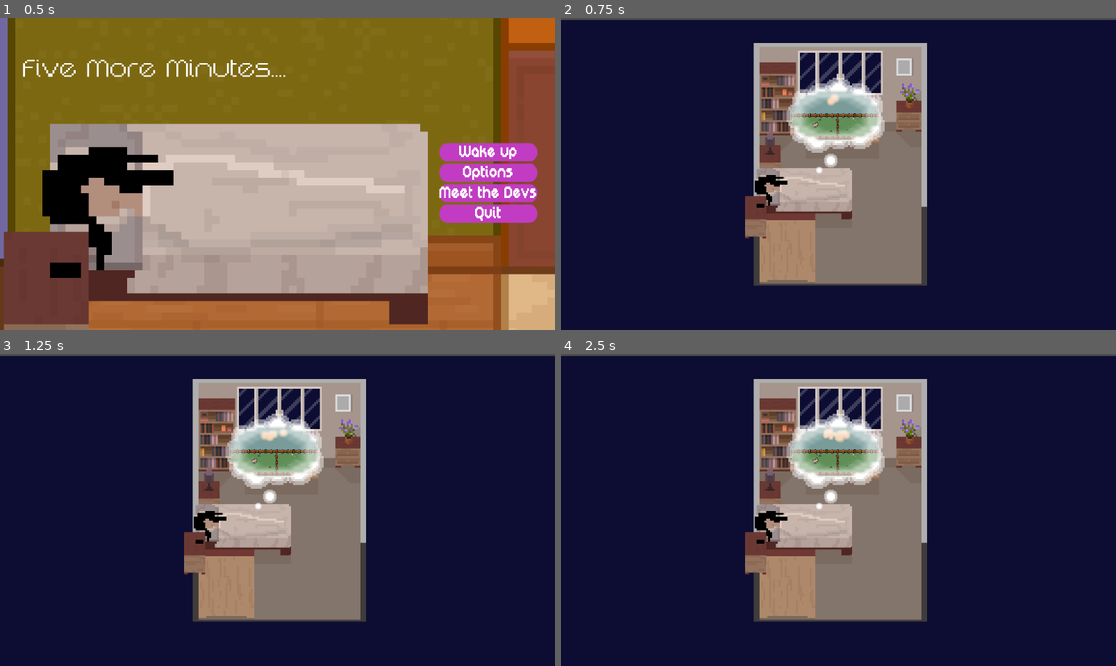
Above: before the commit, frames 1-4 (two rows, left to right).
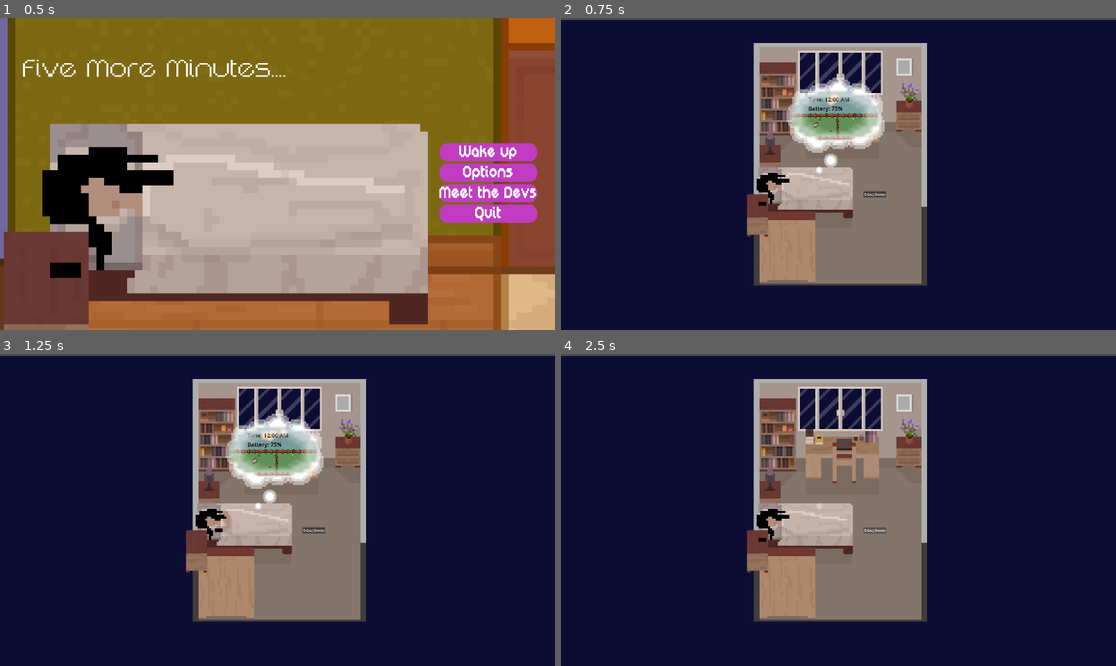
Above: after the commit, the same moments.

Repository: State0fFlux/Five-More-Minutes
Game: Godot game, scene res://Scenes/Start_menu.tscn
Two runs of this game, one before a commit and one after it. Both use one fixed random seed, a clock stepped at 60 frames per second and the inputs below.
Inputs (mouse positions are in pixels of both pictures, inside the frame that each line leads up to):
- Up to frame 1 (0.5 s): no input
- Up to frame 2 (0.75 s): click "Wake up" at 0.5 s
- Up to frame 3 (1.25 s): no input
- Up to frame 4 (2.5 s): click (877, 531) at 1.25 s, where only the run after the commit has a clickable "Debug Snooze"; click (877, 531) at 2 s, where only the run after the commit has a clickable "Debug Snooze"

Frame 1 is identical in both runs. In frame 2, 0.9% of the frame differs, in the area x 33-59%, y 25-71%; in frame 3, 0.9%; in frame 4, 4.1%, in the area x 33-59%, y 19-71%.

Commit message:
Building sleep-dream cycle for Bedroom scene

Diff:
--- a/Global/Global.gd
+++ b/Global/Global.gd
@@ -1,20 +1,24 @@
 extends Node
 
+# code quick reference
 const VARIANT_PATH = "res://Sprites/sheep/"
 const VARIANTS = {5: preload(VARIANT_PATH + "white.png"), 10: preload(VARIANT_PATH + "brown.png"), 30: preload(VARIANT_PATH + "black.png"), 60: preload(VARIANT_PATH + "purple.png")}
 const snore = preload("res://Sprites/sheep/snore.png")
 const heart = preload("res://Sprites/sheep/heart.png")
-
 var deathPoint
 var spawnPoint
 
+# data types
 enum SheepState { MOVING, SLEEPING, DEAD }
-enum HumanState { SLEEPING, ON_PHONE }
+enum PlayerState { SLEEPING, ON_PHONE }
+
+# settings
+const time_scale = 1
 
 # stats
 var minutes_since_midnight = 0
 var battery = 75
-var is_paused = false
+var is_dreaming = true
 
 func minutes_to_time(minutes_since_midnight: int) -> String:
 	var hours = (minutes_since_midnight / 60) % 24
--- /dev/null
+++ b/Prefabs/DreamCloud.tscn
@@ -0,0 +1,286 @@
+[gd_scene load_steps=11 format=3 uid="uid://dencu3yac6vin"]
+
+[ext_resource type="Texture2D" uid="uid://ck8ykgv80pswt" path="res://Sprites/environment/cloud.png" id="1_jk83v"]
+[ext_resource type="PackedScene" uid="uid://c06hq2wkamsf7" path="res://Scenes/Dream.tscn" id="2_djysc"]
+
+[sub_resource type="GDScript" id="GDScript_72wsc"]
+script/source = "extends Node2D
+
+@onready var anim = $AnimationPlayer
+
+# Called when the node enters the scene tree for the first time.
+func _ready() -> void:
+	pass
+
+
+# Called every frame. 'delta' is the elapsed time since the previous frame.
+func _process(delta: float) -> void:
+	pass
+
+func start_dream():
+	anim.play(\"Open\")
+
+func end_dream():
+	anim.play(\"Close\")
+	await anim.animation_finished
+	$SubViewport/Dream.free()
+	var new_scene = preload(\"res://Scenes/Dream.tscn\").instantiate()
+	new_scene.modulate = \"ffffff00\"
+	$SubViewport.add_child(new_scene)
+
+"
+
+[sub_resource type="Shader" id="Shader_3gbim"]
+code = "shader_type canvas_item;
+
+uniform sampler2D cloud_mask; // Use a PNG with transparency
+uniform float softness : hint_range(0.0, 0.5) = 0.05;
+
+void fragment() {
+    vec4 scene_tex = texture(TEXTURE, UV);
+    float mask_alpha = texture(cloud_mask, UV).a;
+
+    // Optional smoothing around edges
+    float alpha = smoothstep(softness, 1.0, mask_alpha);
+    COLOR = vec4(scene_tex.rgb, scene_tex.a * alpha);
+}
+"
+
+[sub_resource type="ShaderMaterial" id="ShaderMaterial_nvmnl"]
+shader = SubResource("Shader_3gbim")
+shader_parameter/cloud_mask = ExtResource("1_jk83v")
+shader_parameter/softness = 0.0
+
+[sub_resource type="ViewportTexture" id="ViewportTexture_u27hw"]
+viewport_path = NodePath("SubViewport")
+
+[sub_resource type="Animation" id="Animation_72wsc"]
+resource_name = "Close"
+length = 0.5
+tracks/0/type = "value"
+tracks/0/imported = false
+tracks/0/enabled = true
+tracks/0/path = NodePath("MainCloud:modulate")
+tracks/0/interp = 1
+tracks/0/loop_wrap = true
+tracks/0/keys = {
+"times": PackedFloat32Array(0, 0.25),
+"transitions": PackedFloat32Array(1, 1),
+"update": 0,
+"values": [Color(1, 1, 1, 1), Color(1, 1, 1, 0)]
+}
+tracks/1/type = "value"
+tracks/1/imported = false
+tracks/1/enabled = true
+tracks/1/path = NodePath("Trail1:modulate")
+tracks/1/interp = 1
+tracks/1/loop_wrap = true
+tracks/1/keys = {
+"times": PackedFloat32Array(0, 0.125, 0.375),
+"transitions": PackedFloat32Array(1, 1, 1),
+"update": 0,
+"values": [Color(1, 1, 1, 1), Color(1, 1, 1, 1), Color(1, 1, 1, 0)]
+}
+tracks/2/type = "value"
+tracks/2/imported = false
+tracks/2/enabled = true
+tracks/2/path = NodePath("Trail2:modulate")
+tracks/2/interp = 1
+tracks/2/loop_wrap = true
+tracks/2/keys = {
+"times": PackedFloat32Array(0, 0.25, 0.5),
+"transitions": PackedFloat32Array(1, 1, 1),
+"update": 0,
+"values": [Color(1, 1, 1, 1), Color(1, 1, 1, 1), Color(1, 1, 1, 0)]
+}
+tracks/3/type = "value"
+tracks/3/imported = false
+tracks/3/enabled = true
+tracks/3/path = NodePath("SubViewport/Dream:modulate")
+tracks/3/interp = 1
+tracks/3/loop_wrap = true
+tracks/3/keys = {
+"times": PackedFloat32Array(0, 0.25),
+"transitions": PackedFloat32Array(1, 1),
+"update": 0,
+"values": [Color(1, 1, 1, 1), Color(1, 1, 1, 0)]
+}
+tracks/4/type = "value"
+tracks/4/imported = false
+tracks/4/enabled = true
+tracks/4/path = NodePath("MainCloud/Cloud/Cloud/Cloud/Cloud/Cloud/Cloud/Cloud/Cloud/Cloud/Cloud/ColorRect:modulate")
+tracks/4/interp = 1
+tracks/4/loop_wrap = true
+tracks/4/keys = {
+"times": PackedFloat32Array(0, 0.125),
+"transitions": PackedFloat32Array(1, 1),
+"update": 0,
+"values": [Color(1, 1, 1, 1), Color(1, 1, 1, 0)]
+}
+
+[sub_resource type="Animation" id="Animation_upkrg"]
+length = 0.001
+
+[sub_resource type="Animation" id="Animation_1hfgn"]
+resource_name = "Open"
+tracks/0/type = "value"
+tracks/0/imported = false
+tracks/0/enabled = true
+tracks/0/path = NodePath("MainCloud:modulate")
+tracks/0/interp = 1
+tracks/0/loop_wrap = true
+tracks/0/keys = {
+"times": PackedFloat32Array(0, 0.5, 1),
+"transitions": PackedFloat32Array(1, 1, 1),
+"update": 0,
+"values": [Color(1, 1, 1, 0), Color(1, 1, 1, 0), Color(1, 1, 1, 1)]
+}
+tracks/1/type = "value"
+tracks/1/imported = false
+tracks/1/enabled = true
+tracks/1/path = NodePath("Trail1:modulate")
+tracks/1/interp = 1
+tracks/1/loop_wrap = true
+tracks/1/keys = {
+"times": PackedFloat32Array(0, 0.25, 0.75),
+"transitions": PackedFloat32Array(1, 1, 1),
+"update": 0,
+"values": [Color(1, 1, 1, 0), Color(1, 1, 1, 0), Color(1, 1, 1, 1)]
+}
+tracks/2/type = "value"
+tracks/2/imported = false
+tracks/2/enabled = true
+tracks/2/path = NodePath("Trail2:modulate")
+tracks/2/interp = 1
+tracks/2/loop_wrap = true
+tracks/2/keys = {
+"times": PackedFloat32Array(0, 0.5),
+"transitions": PackedFloat32Array(1, 1),
+"update": 0,
+"values": [Color(1, 1, 1, 0), Color(1, 1, 1, 1)]
+}
+tracks/3/type = "value"
+tracks/3/imported = false
+tracks/3/enabled = true
+tracks/3/path = NodePath("SubViewport/Dream:modulate")
+tracks/3/interp = 1
+tracks/3/loop_wrap = true
+tracks/3/keys = {
+"times": PackedFloat32Array(0.5, 1),
+"transitions": PackedFloat32Array(1, 1),
+"update": 0,
+"values": [Color(1, 1, 1, 0), Color(1, 1, 1, 1)]
+}
+tracks/4/type = "value"
+tracks/4/imported = false
+tracks/4/enabled = true
+tracks/4/path = NodePath("MainCloud/Cloud/Cloud/Cloud/Cloud/Cloud/Cloud/Cloud/Cloud/Cloud/Cloud/ColorRect:modulate")
+tracks/4/interp = 1
+tracks/4/loop_wrap = true
+tracks/4/keys = {
+"times": PackedFloat32Array(0.75, 1),
+"transitions": PackedFloat32Array(1, 1),
+"update": 0,
+"values": [Color(1, 1, 1, 0), Color(1, 1, 1, 1)]
+}
+
+[sub_resource type="AnimationLibrary" id="AnimationLibrary_74ggw"]
+_data = {
+&"Close": SubResource("Animation_72wsc"),
+&"Open": SubResource("Animation_1hfgn"),
+&"RESET": SubResource("Animation_upkrg")
+}
+
+[node name="DreamCloud" type="Node2D"]
+script = SubResource("GDScript_72wsc")
+
+[node name="MainCloud" type="Sprite2D" parent="."]
+position = Vector2(16, 5)
+texture = ExtResource("1_jk83v")
+
+[node name="Cloud" type="Sprite2D" parent="MainCloud"]
+position = Vector2(-6, 5)
+texture = ExtResource("1_jk83v")
+
+[node name="Cloud" type="Sprite2D" parent="MainCloud/Cloud"]
+position = Vector2(-11, 0)
+texture = ExtResource("1_jk83v")
+
+[node name="Cloud" type="Sprite2D" parent="MainCloud/Cloud/Cloud"]
+position = Vector2(-11, 2)
+texture = ExtResource("1_jk83v")
+
+[node name="Cloud" type="Sprite2D" parent="MainCloud/Cloud/Cloud/Cloud"]
+position = Vector2(-7, -5)
+texture = ExtResource("1_jk83v")
+
+[node name="Cloud" type="Sprite2D" parent="MainCloud/Cloud/Cloud/Cloud/Cloud"]
+position = Vector2(-2, -7)
+texture = ExtResource("1_jk83v")
+
+[node name="Cloud" type="Sprite2D" parent="MainCloud/Cloud/Cloud/Cloud/Cloud/Cloud"]
+position = Vector2(3, -7)
+texture = ExtResource("1_jk83v")
+
+[node name="Cloud" type="Sprite2D" parent="MainCloud/Cloud/Cloud/Cloud/Cloud/Cloud/Cloud"]
+position = Vector2(8, -3)
+texture = ExtResource("1_jk83v")
+
+[node name="Cloud" type="Sprite2D" parent="MainCloud/Cloud/Cloud/Cloud/Cloud/Cloud/Cloud/Cloud"]
+position = Vector2(9, -3)
+texture = ExtResource("1_jk83v")
+
+[node name="Cloud" type="Sprite2D" parent="MainCloud/Cloud/Cloud/Cloud/Cloud/Cloud/Cloud/Cloud/Cloud"]
+position = Vector2(10, 3)
+texture = ExtResource("1_jk83v")
+
+[node name="Cloud" type="Sprite2D" parent="MainCloud/Cloud/Cloud/Cloud/Cloud/Cloud/Cloud/Cloud/Cloud/Cloud"]
+position = Vector2(6, 5)
+texture = ExtResource("1_jk83v")
+
+[node name="ColorRect" type="ColorRect" parent="MainCloud/Cloud/Cloud/Cloud/Cloud/Cloud/Cloud/Cloud/Cloud/Cloud/Cloud"]
+offset_left = -32.0
+offset_top = -7.0
+offset_right = -3.0
+offset_bottom = 18.0
+
+[node name="Cloud" type="Sprite2D" parent="MainCloud/Cloud/Cloud/Cloud/Cloud/Cloud/Cloud/Cloud/Cloud/Cloud/Cloud"]
+position = Vector2(-1, 6)
+texture = ExtResource("1_jk83v")
+
+[node name="Trail1" type="Sprite2D" parent="."]
+position = Vector2(-5, 23)
+scale = Vector2(0.5, 0.5)
+texture = ExtResource("1_jk83v")
+
+[node name="Trail2" type="Sprite2D" parent="."]
+position = Vector2(-11, 28)
+scale = Vector2(0.25, 0.25)
+texture = ExtResource("1_jk83v")
+
+[node name="DreamWindow" type="TextureRect" parent="."]
+clip_children = 2
+material = SubResource("ShaderMaterial_nvmnl")
+offset_left = -29.0
+offset_top = -15.0
+offset_right = 259.0
+offset_bottom = 132.0
+scale = Vector2(0.2, 0.2)
+texture = SubResource("ViewportTexture_u27hw")
+expand_mode = 3
+stretch_mode = 4
+metadata/_edit_lock_ = true
+
+[node name="SubViewport" type="SubViewport" parent="."]
+transparent_bg = true
+handle_input_locally = false
+size = Vector2i(288, 162)
+render_target_update_mode = 4
+
+[node name="Dream" parent="SubViewport" instance=ExtResource("2_djysc")]
+metadata/_edit_lock_ = true
+
+[node name="AnimationPlayer" type="AnimationPlayer" parent="."]
+libraries = {
+&"": SubResource("AnimationLibrary_74ggw")
+}
--- a/Prefabs/dream_cloud.tscn
+++ /dev/null
@@ -1,115 +0,0 @@
-[gd_scene load_steps=6 format=3 uid="uid://dencu3yac6vin"]
-
-[ext_resource type="Texture2D" uid="uid://ck8ykgv80pswt" path="res://Sprites/environment/cloud.png" id="1_jk83v"]
-[ext_resource type="PackedScene" uid="uid://c06hq2wkamsf7" path="res://Scenes/Dream.tscn" id="2_djysc"]
-
-[sub_resource type="Shader" id="Shader_3gbim"]
-code = "shader_type canvas_item;
-
-uniform sampler2D cloud_mask; // Use a PNG with transparency
-uniform float softness : hint_range(0.0, 0.5) = 0.05;
-
-void fragment() {
-    vec4 scene_tex = texture(TEXTURE, UV);
-    float mask_alpha = texture(cloud_mask, UV).a;
-
-    // Optional smoothing around edges
-    float alpha = smoothstep(softness, 1.0, mask_alpha);
-    COLOR = vec4(scene_tex.rgb, scene_tex.a * alpha);
-}
-"
-
-[sub_resource type="ShaderMaterial" id="ShaderMaterial_nvmnl"]
-shader = SubResource("Shader_3gbim")
-shader_parameter/cloud_mask = ExtResource("1_jk83v")
-shader_parameter/softness = 0.0
-
-[sub_resource type="ViewportTexture" id="ViewportTexture_u27hw"]
-viewport_path = NodePath("SubViewport")
-
-[node name="Node2D" type="Node2D"]
-
-[node name="MainCloud" type="Sprite2D" parent="."]
-position = Vector2(16, 5)
-texture = ExtResource("1_jk83v")
-
-[node name="Cloud" type="Sprite2D" parent="MainCloud"]
-position = Vector2(-6, 5)
-texture = ExtResource("1_jk83v")
-
-[node name="Cloud" type="Sprite2D" parent="MainCloud/Cloud"]
-position = Vector2(-11, 0)
-texture = ExtResource("1_jk83v")
-
-[node name="Cloud" type="Sprite2D" parent="MainCloud/Cloud/Cloud"]
-position = Vector2(-11, 2)
-texture = ExtResource("1_jk83v")
-
-[node name="Cloud" type="Sprite2D" parent="MainCloud/Cloud/Cloud/Cloud"]
-position = Vector2(-7, -5)
-texture = ExtResource("1_jk83v")
-
-[node name="Cloud" type="Sprite2D" parent="MainCloud/Cloud/Cloud/Cloud/Cloud"]
-position = Vector2(-2, -7)
-texture = ExtResource("1_jk83v")
-
-[node name="Cloud" type="Sprite2D" parent="MainCloud/Cloud/Cloud/Cloud/Cloud/Cloud"]
-position = Vector2(3, -7)
-texture = ExtResource("1_jk83v")
-
-[node name="Cloud" type="Sprite2D" parent="MainCloud/Cloud/Cloud/Cloud/Cloud/Cloud/Cloud"]
-position = Vector2(8, -3)
-texture = ExtResource("1_jk83v")
-
-[node name="Cloud" type="Sprite2D" parent="MainCloud/Cloud/Cloud/Cloud/Cloud/Cloud/Cloud/Cloud"]
-position = Vector2(9, -3)
-texture = ExtResource("1_jk83v")
-
-[node name="Cloud" type="Sprite2D" parent="MainCloud/Cloud/Cloud/Cloud/Cloud/Cloud/Cloud/Cloud/Cloud"]
-position = Vector2(10, 3)
-texture = ExtResource("1_jk83v")
-
-[node name="Cloud" type="Sprite2D" parent="MainCloud/Cloud/Cloud/Cloud/Cloud/Cloud/Cloud/Cloud/Cloud/Cloud"]
-position = Vector2(6, 5)
-texture = ExtResource("1_jk83v")
-
-[node name="ColorRect" type="ColorRect" parent="MainCloud/Cloud/Cloud/Cloud/Cloud/Cloud/Cloud/Cloud/Cloud/Cloud/Cloud"]
-offset_left = -32.0
-offset_top = -7.0
-offset_right = -3.0
-offset_bottom = 18.0
-
-[node name="Cloud" type="Sprite2D" parent="MainCloud/Cloud/Cloud/Cloud/Cloud/Cloud/Cloud/Cloud/Cloud/Cloud/Cloud"]
-position = Vector2(-1, 6)
-texture = ExtResource("1_jk83v")
-
-[node name="CloudTrail" type="Sprite2D" parent="."]
-position = Vector2(-5, 23)
-scale = Vector2(0.5, 0.5)
-texture = ExtResource("1_jk83v")
-
-[node name="CloudTrail" type="Sprite2D" parent="CloudTrail"]
-position = Vector2(-12, 10)
-scale = Vector2(0.5, 0.5)
-texture = ExtResource("1_jk83v")
-
-[node name="SubViewport" type="SubViewport" parent="."]
-handle_input_locally = false
-size = Vector2i(288, 162)
-render_target_update_mode = 4
-
-[node name="Dream" parent="SubViewport" instance=ExtResource("2_djysc")]
-metadata/_edit_lock_ = true
-
-[node name="DreamWindow" type="TextureRect" parent="."]
-clip_children = 2
-material = SubResource("ShaderMaterial_nvmnl")
-offset_left = -29.0
-offset_top = -15.0
-offset_right = 259.0
-offset_bottom = 132.0
-scale = Vector2(0.2, 0.2)
-texture = SubResource("ViewportTexture_u27hw")
-expand_mode = 3
-stretch_mode = 4
-metadata/_edit_lock_ = true
--- /dev/null
+++ b/Prefabs/player.gd
@@ -0,0 +1,21 @@
+extends Node2D
+
+@onready var anim = $AnimationPlayer
+@onready var dreamCloud = $"../dreamCloud"
+
+var state = Global.PlayerState.SLEEPING
+
+func _ready() -> void:
+	anim.play("Sleeping")
+
+func set_state(newState: Global.PlayerState):
+		match newState:
+			Global.PlayerState.SLEEPING:
+				anim.play("PhoneOff")
+				await anim.animation_finished
+				anim.play("Sleeping")
+				dreamCloud.start_dream()
+			Global.PlayerState.ON_PHONE:
+				anim.play("PhoneOn")
+				dreamCloud.end_dream()
+		state = newState
--- /dev/null
+++ b/Prefabs/player.tscn
@@ -0,0 +1,88 @@
+[gd_scene load_steps=8 format=3 uid="uid://cw37p0gbimh0a"]
+
+[ext_resource type="Script" uid="uid://dgkdvb5nuti5" path="res://Prefabs/player.gd" id="1_5wxv7"]
+[ext_resource type="Texture2D" uid="uid://bai3ehphjx8od" path="res://Sprites/HoodedCrow/sleeping.png" id="1_y6xdh"]
+
+[sub_resource type="Animation" id="Animation_y6xdh"]
+resource_name = "Sleeping"
+loop_mode = 1
+tracks/0/type = "value"
+tracks/0/imported = false
+tracks/0/enabled = true
+tracks/0/path = NodePath(".:frame")
+tracks/0/interp = 1
+tracks/0/loop_wrap = true
+tracks/0/keys = {
+"times": PackedFloat32Array(0, 0.5),
+"transitions": PackedFloat32Array(1, 1),
+"update": 1,
+"values": [0, 1]
+}
+
+[sub_resource type="Animation" id="Animation_5wxv7"]
+length = 0.001
+tracks/0/type = "value"
+tracks/0/imported = false
+tracks/0/enabled = true
+tracks/0/path = NodePath(".:frame")
+tracks/0/interp = 1
+tracks/0/loop_wrap = true
+tracks/0/keys = {
+"times": PackedFloat32Array(0),
+"transitions": PackedFloat32Array(1),
+"update": 1,
+"values": [1]
+}
+
+[sub_resource type="Animation" id="Animation_y5hcb"]
+resource_name = "Phone"
+tracks/0/type = "value"
+tracks/0/imported = false
+tracks/0/enabled = true
+tracks/0/path = NodePath(".:frame")
+tracks/0/interp = 1
+tracks/0/loop_wrap = true
+tracks/0/keys = {
+"times": PackedFloat32Array(0, 0.3, 0.9),
+"transitions": PackedFloat32Array(1, 1, 1),
+"update": 1,
+"values": [1, 2, 3]
+}
+
+[sub_resource type="Animation" id="Animation_2nftw"]
+resource_name = "PhoneOff"
+tracks/0/type = "value"
+tracks/0/imported = false
+tracks/0/enabled = true
+tracks/0/path = NodePath(".:frame")
+tracks/0/interp = 1
+tracks/0/loop_wrap = true
+tracks/0/keys = {
+"times": PackedFloat32Array(0, 0.4, 0.9),
+"transitions": PackedFloat32Array(1, 1, 1),
+"update": 1,
+"values": [3, 2, 1]
+}
+
+[sub_resource type="AnimationLibrary" id="AnimationLibrary_knrd4"]
+_data = {
+&"PhoneOff": SubResource("Animation_2nftw"),
+&"PhoneOn": SubResource("Animation_y5hcb"),
+&"RESET": SubResource("Animation_5wxv7"),
+&"Sleeping": SubResource("Animation_y6xdh")
+}
+
+[node name="Player" type="Node2D"]
+script = ExtResource("1_5wxv7")
+
+[node name="AnimationPlayer" type="AnimationPlayer" parent="."]
+root_node = NodePath("../Sleeping")
+libraries = {
+&"": SubResource("AnimationLibrary_knrd4")
+}
+
+[node name="Sleeping" type="Sprite2D" parent="."]
+texture = ExtResource("1_y6xdh")
+hframes = 2
+vframes = 2
+frame = 1
--- a/Scenes/Bedroom.tscn
+++ b/Scenes/Bedroom.tscn
@@ -1,11 +1,13 @@
-[gd_scene load_steps=5 format=3 uid="uid://3ves8bvwoxgq"]
+[gd_scene load_steps=6 format=3 uid="uid://3ves8bvwoxgq"]
 
+[ext_resource type="Script" uid="uid://dlaiddotih5wb" path="res://Scenes/bedroom.gd" id="1_3gbim"]
 [ext_resource type="Texture2D" uid="uid://b0gd4u2xs1jfy" path="res://Sprites/HoodedCrow/room only.png" id="1_bn4mn"]
-[ext_resource type="Texture2D" uid="uid://bai3ehphjx8od" path="res://Sprites/HoodedCrow/sleeping.png" id="2_qd8ot"]
 [ext_resource type="PackedScene" uid="uid://wgvmp0rrf62g" path="res://Prefabs/sky.tscn" id="3_0y5hw"]
-[ext_resource type="PackedScene" uid="uid://dencu3yac6vin" path="res://Prefabs/dream_cloud.tscn" id="4_bnvew"]
+[ext_resource type="PackedScene" uid="uid://cw37p0gbimh0a" path="res://Prefabs/player.tscn" id="4_3gbim"]
+[ext_resource type="PackedScene" uid="uid://dencu3yac6vin" path="res://Prefabs/DreamCloud.tscn" id="4_bnvew"]
 
-[node name="Node2D" type="Node2D"]
+[node name="Bedroom" type="Node2D"]
+script = ExtResource("1_3gbim")
 
 [node name="Shadow" type="CanvasModulate" parent="."]
 
@@ -22,11 +24,19 @@
 position = Vector2(145, 76)
 texture = ExtResource("1_bn4mn")
 
-[node name="Sleeping" type="Sprite2D" parent="."]
-position = Vector2(123, 96)
-texture = ExtResource("2_qd8ot")
-hframes = 2
-vframes = 2
+[node name="Player" parent="." instance=ExtResource("4_3gbim")]
+position = Vector2(124, 95)
 
-[node name="dream_cloud" parent="." instance=ExtResource("4_bnvew")]
+[node name="dreamCloud" parent="." instance=ExtResource("4_bnvew")]
 position = Vector2(145, 51)
+
+[node name="Snooze" type="Button" parent="."]
+offset_left = 157.0
+offset_top = 90.0
+offset_right = 275.0
+offset_bottom = 121.0
+scale = Vector2(0.1, 0.1)
+focus_mode = 0
+text = "Debug Snooze"
+
+[connection signal="pressed" from="Snooze" to="." method="_on_snooze_pressed"]
--- a/Scenes/UI.tscn
+++ b/Scenes/DebugUI.tscn
@@ -16,7 +16,7 @@
 	text = \"Battery: \" + str(Global.battery) + \"%\"
 "
 
-[node name="Control" type="Control"]
+[node name="DebugUI" type="Control"]
 layout_mode = 3
 anchors_preset = 15
 anchor_right = 1.0
@@ -31,9 +31,7 @@
 offset_left = 29.0
 offset_right = 331.0
 offset_bottom = 140.0
-text = "Time: 12:00 AM
-
-note: this shouldn't be displaying in the final version (player should only know the time when checking their phone)"
+text = "Time: 12:00 AM"
 script = SubResource("GDScript_3iaii")
 
 [node name="RichTextLabel2" type="RichTextLabel" parent="."]
@@ -42,5 +40,5 @@
 offset_top = 26.0
 offset_right = 136.0
 offset_bottom = 65.0
-text = "Tries: 0"
+text = "Battery: 75%"
 script = SubResource("GDScript_w371h")
--- a/Scenes/Dream.gd
+++ b/Scenes/Dream.gd
@@ -1,7 +1,8 @@
 extends Node2D
 
 const SheepScene = preload("res://Prefabs/sheep.tscn")
-@export var TIME_MULT: int = 1
+
+@onready var player = $"../../../Player"
 
 func _ready() -> void:
 	var sheep = spawn_sheep($FirstSheepSpawn.global_position, Global.SheepState.SLEEPING)
@@ -9,9 +10,9 @@
 	Global.spawnPoint = $SpawnPoint.global_position
 
 func _process(delta: float) -> void:
-	if not Global.is_paused:
+	if Global.is_dreaming:
 		# passive time progression
-		Global.minutes_since_midnight += delta * TIME_MULT
+		Global.minutes_since_midnight += delta * Global.time_scale
 
 func spawn_sheep(spawnPoint: Vector2, state: Global.SheepState):
 	var sheep = SheepScene.instantiate()
@@ -25,20 +26,21 @@
 
 
 func _on_sheep_crashed() -> void:
-	Global.is_paused = true
+	Global.is_dreaming = false
 	Global.battery -= 25
-
+	player.set_state(Global.PlayerState.ON_PHONE)
+	$"../..".end_dream()
 
 func _on_death_wall_body_entered(body: Node2D) -> void:
 	if body.is_in_group("sheep"): # sheep crashed into fence
 		body.set_state(Global.SheepState.DEAD)
 
-
 func _on_pass_wall_body_entered(body: Node2D) -> void:
 	if body.is_in_group("sheep") and body.state == Global.SheepState.MOVING: # sheep jumped the fence
-		var tween = create_tween()
+		#var tween = create_tween()
 		var new_time = Global.minutes_since_midnight + body.value
-		tween.tween_property(Global, "minutes_since_midnight",
-			new_time, 2.0).set_trans(Tween.TRANS_SINE).set_ease(Tween.EASE_IN_OUT)
+		Global.minutes_since_midnight = new_time
+		#tween.tween_property(Global, "minutes_since_midnight",
+		#	new_time, 2.0).set_trans(Tween.TRANS_SINE).set_ease(Tween.EASE_IN_OUT)
 		body.emit_hearts(true)
 		spawn_sheep(Global.spawnPoint, Global.SheepState.MOVING)
--- a/Scenes/Dream.tscn
+++ b/Scenes/Dream.tscn
@@ -6,7 +6,7 @@
 [ext_resource type="Texture2D" uid="uid://ck8ykgv80pswt" path="res://Sprites/environment/cloud.png" id="2_8bab0"]
 [ext_resource type="Texture2D" uid="uid://dcb2bju5jp4xd" path="res://Sprites/environment/leaf.png" id="3_8bab0"]
 [ext_resource type="Texture2D" uid="uid://cx3tx62s7txxx" path="res://Sprites/environment/fencing.png" id="3_qd6k4"]
-[ext_resource type="PackedScene" uid="uid://cau12ou8xhme1" path="res://Scenes/UI.tscn" id="5_qd6k4"]
+[ext_resource type="PackedScene" uid="uid://cau12ou8xhme1" path="res://Scenes/DebugUI.tscn" id="5_qd6k4"]
 [ext_resource type="PackedScene" uid="uid://bygx0c73541md" path="res://Prefabs/cloud.tscn" id="7_7j84a"]
 
 [sub_resource type="Gradient" id="Gradient_7j84a"]
@@ -245,13 +245,6 @@
 shape = SubResource("CapsuleShape2D_nls7e")
 debug_color = Color(0, 0.6, 0.701961, 0.745098)
 
-[node name="Control" parent="." instance=ExtResource("5_qd6k4")]
-offset_left = -144.0
-offset_top = -113.0
-offset_right = 144.0
-offset_bottom = 49.0
-metadata/_edit_lock_ = true
-
 [node name="SpawnPoint" type="Node2D" parent="."]
 position = Vector2(-26, 137)
 
@@ -275,5 +268,12 @@
 [node name="FirstSheepSpawn" type="Node2D" parent="."]
 position = Vector2(88, 138)
 
+[node name="DebugUI" parent="." instance=ExtResource("5_qd6k4")]
+modulate = Color(0, 0, 0, 1)
+offset_left = 39.0
+offset_top = 55.0
+offset_right = 327.0
+offset_bottom = 217.0
+
 [connection signal="body_entered" from="PassWall" to="." method="_on_pass_wall_body_entered"]
 [connection signal="body_entered" from="DeathWall" to="." method="_on_death_wall_body_entered"]
--- a/Scenes/Start_menu.tscn
+++ b/Scenes/Start_menu.tscn
@@ -1,11 +1,11 @@
 [gd_scene load_steps=7 format=3 uid="uid://pjqell4iy5hc"]
 
-[ext_resource type="Script" uid="uid://devadgr2ibts2" path="res://Scenes/start_menu.gd" id="1_1wmxr"]
+[ext_resource type="Script" path="res://Scenes/start_menu.gd" id="1_1wmxr"]
 [ext_resource type="FontFile" uid="uid://jijl7mh2tfw3" path="res://Fonts/DigitalDisco.ttf" id="1_vset1"]
 [ext_resource type="StyleBox" uid="uid://drhu1yrvc77jf" path="res://Resources/Button.tres" id="3_t7rl6"]
 [ext_resource type="Texture2D" uid="uid://dnmel4v4cov0r" path="res://Sprites/environment/Bedroom/TopDownHouse_FloorsAndWalls.png" id="3_u88ce"]
-[ext_resource type="Texture2D" uid="uid://bai3ehphjx8od" path="res://Sprites/HoodedCrow/sleeping.png" id="4_t7rl6"]
 [ext_resource type="FontFile" uid="uid://bka5fpx4ym5ao" path="res://Fonts/DigitalDisco-Thin.ttf" id="6_7k6f1"]
+[ext_resource type="PackedScene" uid="uid://cw37p0gbimh0a" path="res://Prefabs/player.tscn" id="7_5hugr"]
 
 [node name="Main Menu" type="Control"]
 layout_mode = 3
@@ -28,11 +28,8 @@
 offset = Vector2(0, -32)
 zoom = Vector2(4, 4)
 
-[node name="Sleeping" type="Sprite2D" parent="."]
+[node name="Player" parent="." instance=ExtResource("7_5hugr")]
 position = Vector2(-8, -21)
-texture = ExtResource("4_t7rl6")
-hframes = 2
-vframes = 2
 
 [node name="VBoxContainer" type="VBoxContainer" parent="."]
 layout_mode = 1
--- /dev/null
+++ b/Scenes/bedroom.gd
@@ -0,0 +1,18 @@
+extends Node2D
+
+@onready var player = $Player
+
+
+# Called when the node enters the scene tree for the first time.
+func _ready() -> void:
+	player.anim.play("PhoneOn")
+
+
+# Called every frame. 'delta' is the elapsed time since the previous frame.
+func _process(delta: float) -> void:
+	pass
+
+
+func _on_snooze_pressed() -> void:
+	Global.is_dreaming = true
+	player.set_state(Global.PlayerState.SLEEPING)
Not shown, added: Prefabs/player.gd.uid
Not shown, added: Scenes/bedroom.gd.uid
Not shown: 1 places in Scenes/devs.tscn that only renumber resources
Not shown: 1 places in Scenes/options.tscn that only renumber resources
